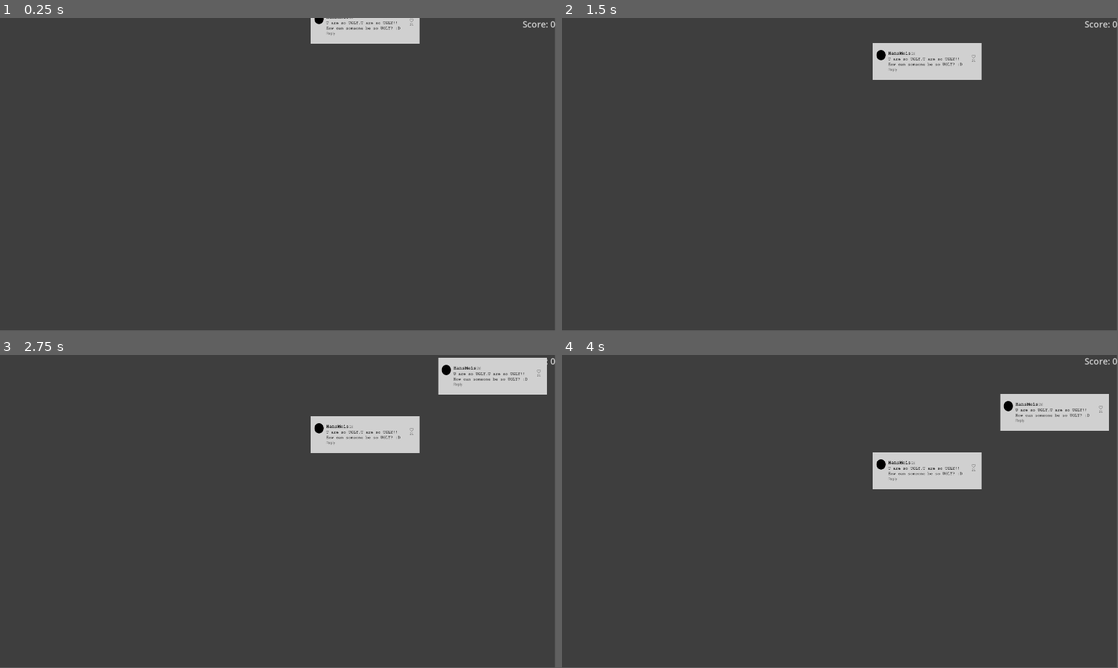
Above: before the commit, frames 1-4 (two rows, left to right).
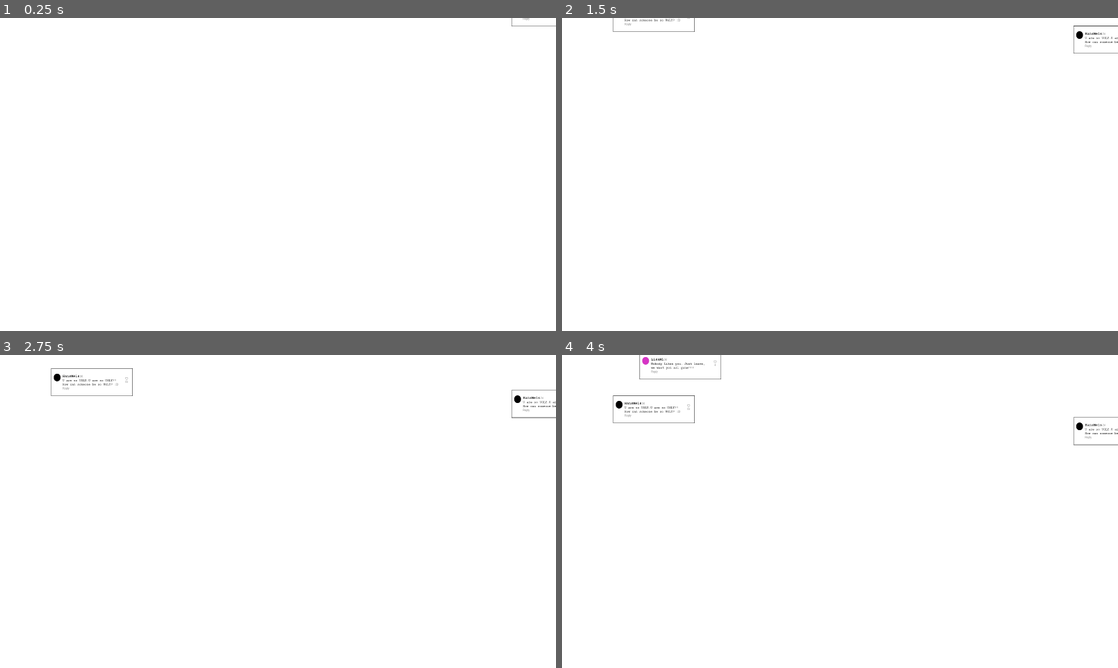
Above: after the commit, the same moments.

Repository: Gultendier/CBG
Game: Godot game, scene res://Main_Scene.tscn
Two runs of this game, one before a commit and one after it. Both use one fixed random seed, a clock stepped at 60 frames per second and the inputs below.
Inputs (mouse positions are in pixels of both pictures, inside the frame that each line leads up to):
- Up to frame 1 (0.25 s): no input
- Up to frame 2 (1.5 s): move the mouse to (962, 158) at 0.52 s; click (962, 158) at 0.67 s; move the mouse to (728, 190) at 1.27 s; click (728, 190) at 1.42 s
- Up to frame 3 (2.75 s): move the mouse to (333, 442) at 2.02 s; click (333, 442) at 2.17 s
- Up to frame 4 (4 s): move the mouse to (812, 574) at 2.77 s; click (812, 574) at 2.92 s; move the mouse to (1006, 558) at 3.52 s; click (1006, 558) at 3.67 s
In our replay, the window is 799x449 before the commit and 800x450 after it. These sizes can differ from the game's own. Grey fills any space a smaller window leaves; there, only what the larger window draws over its background counts as a difference.

The runs differ from the first frame. In frame 1, 100% of the frame differs, in the area x 0-100%, y 0-100%; in frame 2, 100%; in frame 3, 100%; in frame 4, 100%.

Commit message:
Changed the images & the spawn location of the comments

Diff:
--- a/Main_Scene.tscn
+++ b/Main_Scene.tscn
@@ -1,7 +1,6 @@
-[gd_scene load_steps=3 format=3 uid="uid://ddhp5vwym302n"]
+[gd_scene load_steps=2 format=3 uid="uid://ddhp5vwym302n"]
 
 [ext_resource type="Script" path="res://main_scene.gd" id="1_c1omg"]
-[ext_resource type="Texture2D" uid="uid://diro827vt3hr4" path="res://image/Soft White Sprite.png" id="2_nkv85"]
 
 [node name="Node2D" type="Node2D"]
 script = ExtResource("1_c1omg")
@@ -22,16 +21,6 @@
 size_flags_vertical = 1
 theme_override_font_sizes/font_size = 30
 
-[node name="BackgroundTint" type="CanvasLayer" parent="."]
-
-[node name="TextureRect" type="TextureRect" parent="BackgroundTint"]
-offset_right = 1918.0
-offset_bottom = 1081.0
-texture = ExtResource("2_nkv85")
-
-[node name="CanvasModulate" type="CanvasModulate" parent="BackgroundTint/TextureRect"]
-color = Color(0, 0, 0, 0.184314)
-
 [node name="SpeedTimer" type="Timer" parent="."]
 wait_time = 30.0
 autostart = true
--- a/main_scene.gd
+++ b/main_scene.gd
@@ -4,7 +4,7 @@
 @onready var countdown_timer: Timer = $SpeedTimer
 
 # Variables for spawning objects
-var spawn_timer: float = 2.0  # Time in seconds between each spawn
+var spawn_timer: float = 1.0  # Time in seconds between each spawn
 var spawn_interval: float = 2.0  # Reset value for the timer
 var screen_size: Vector2 # Screen bounds to control where the objects are spawned
 
@@ -29,7 +29,7 @@
 	var falling_object = falling_object_scene.instantiate()
 	var random_x_position = randi() % int(screen_size.x) # Continuously update the label to display the current score
 
-	falling_object.position = Vector2(random_x_position, 0) # Set the position (random X, Y starting at 0)
+	falling_object.position = Vector2(random_x_position, -50) # Set the position (random X, Y starting at 0)
 
 	add_child(falling_object) # Add the object as a child of the main scene
 
--- a/project.godot
+++ b/project.godot
@@ -22,6 +22,11 @@
 
 [display]
 
-window/size/viewport_width=1920
-window/size/viewport_height=1080
+window/size/viewport_width=2560
+window/size/viewport_height=1440
+window/stretch/mode="viewport"
 window/stretch/aspect="expand"
+
+[rendering]
+
+environment/defaults/default_clear_color=Color(1, 1, 1, 1)
Binary file changed: image/comments/bad/BadComment1.png
Binary file changed: image/comments/bad/BadComment2.png
